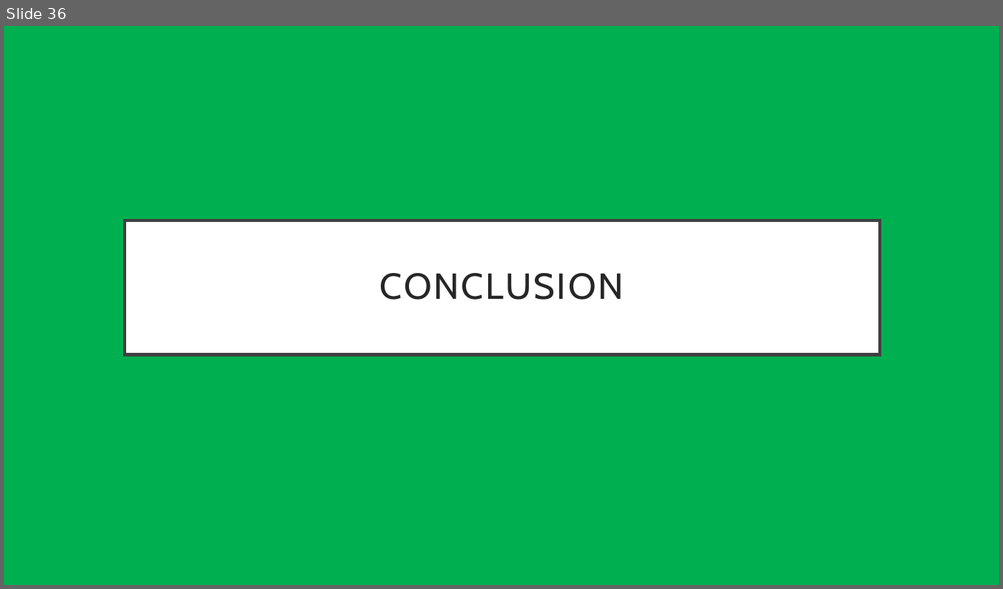
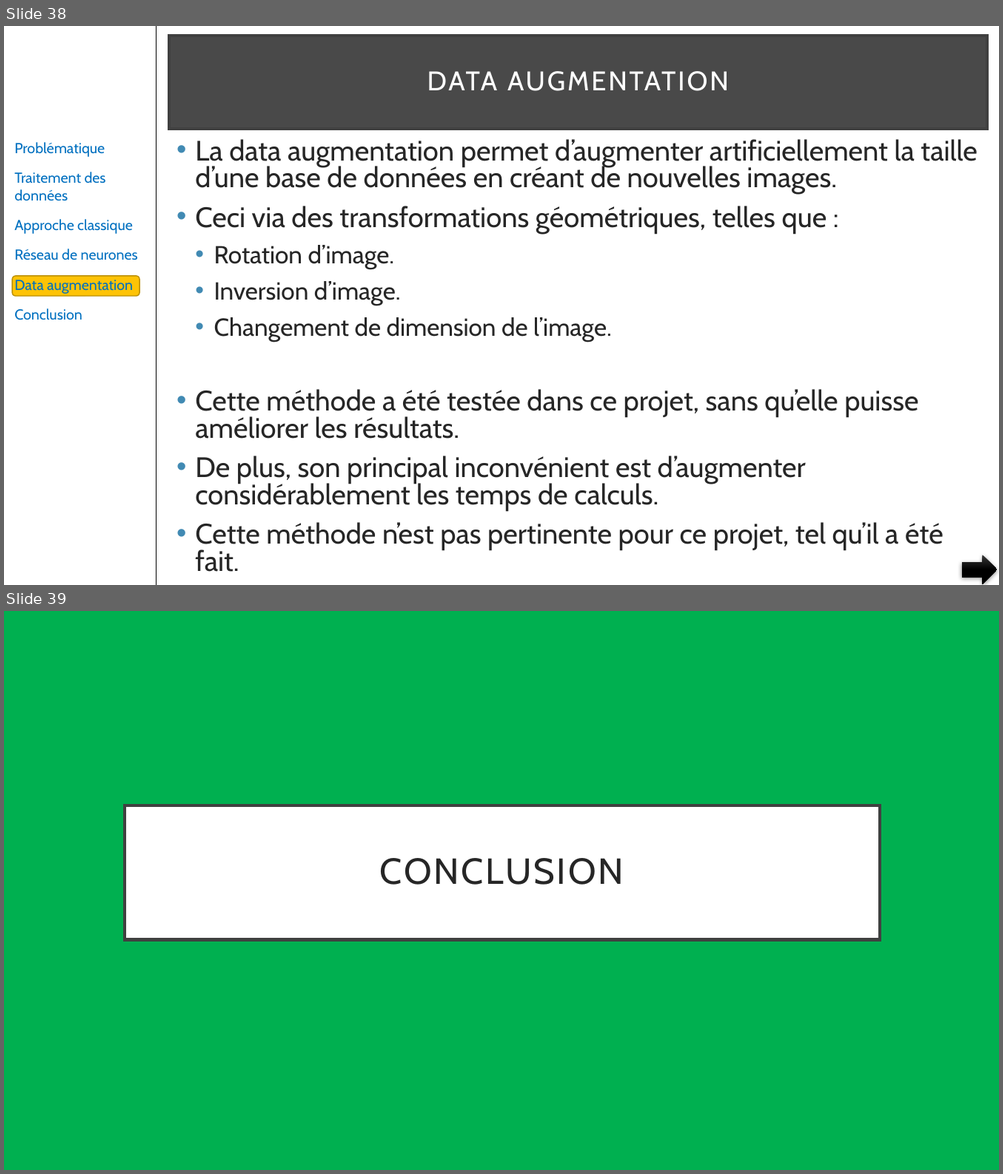
Before and after one commit to pfroide/python, a slide deck: Projet_7/p7.pptx. Shown one above the other, each under a label of ours: slide 36 before the commit, slides 38 and 39 after it. The pictures are 1003x589 and 1003x1174 pixels, drawn with LibreOffice and Linux fonts; fonts in the diff are those of the drawing. Boxes give left, top, right and bottom in pixels: in the first picture for what was removed or moved away, otherwise in the second. Text is boxed around its words. In the diff, an @@ line names an element or a change of style, - is before the commit and + after.

```diff
--- a/Projet_7/p7.pptx
+++ b/Projet_7/p7.pptx
@@ slide 38 added at (4, 26, 999, 585), background #FFFFFF @@
@@ line added from (156, 26) to (156, 585), #000000 1 pt @@
@@ title added at (169, 36, 987, 129), fill #0D0D0D at 75% opacity, outline #404040 2.5 pt, 26 pt, text #FFFFFF @@
+DATA AUGMENTATION
@@ text added at (14, 142, 138, 321), 14 pt, text #0070C0 @@
+Problématique
+Traitement des données
+Approche classique
+Réseau de neurones
+Data augmentation
+Conclusion
@@ text added at (195, 139, 977, 572), 27.2 pt, text #262626 @@
+• La data augmentation permet d’augmenter artificiellement la taille d’une base de données en créant de nouvelles images.
+• Ceci via des transformations géométriques, telles que :
+  • Rotation d’image.
+  • Inversion d’image.
+  • Changement de dimension de l’image.
+• Cette méthode a été testée dans ce projet, sans qu’elle puisse améliorer les résultats.
+• De plus, son principal inconvénient est d’augmenter considérablement les temps de calculs.
+• Cette méthode n’est pas pertinente pour ce projet, tel qu’il a été fait.
@@ rounded rectangle added at (12, 276, 140, 296), fill #FEC306, outline #BC9004 1 pt @@
@@ right arrow added at (962, 556, 997, 585), fill gradient #393939 to #000000 @@
@@ what was slide 36 is now slide 39 @@
```
Also in this commit, not shown: 5 slides changed, 32 other slides added, 30 slides removed.
